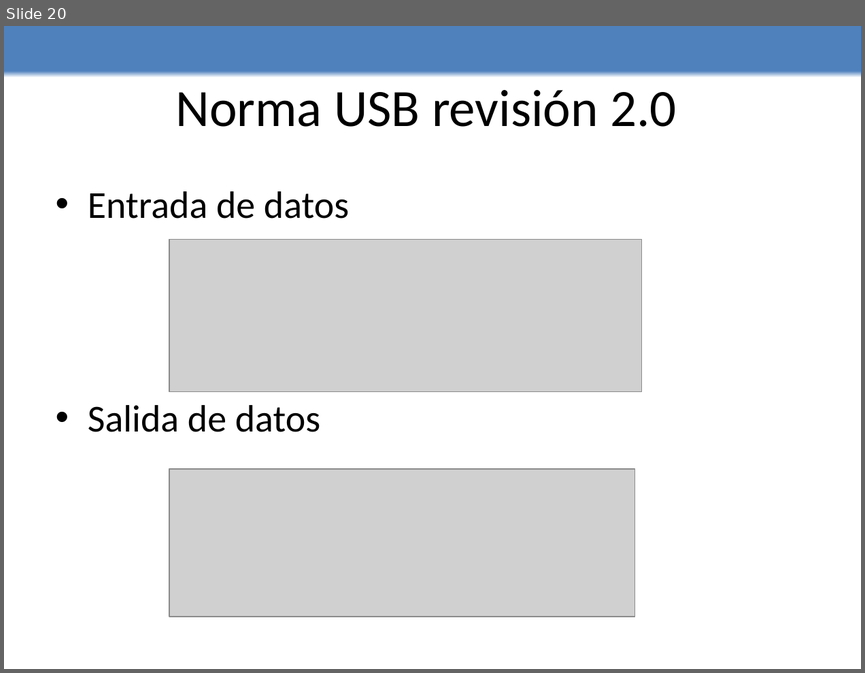
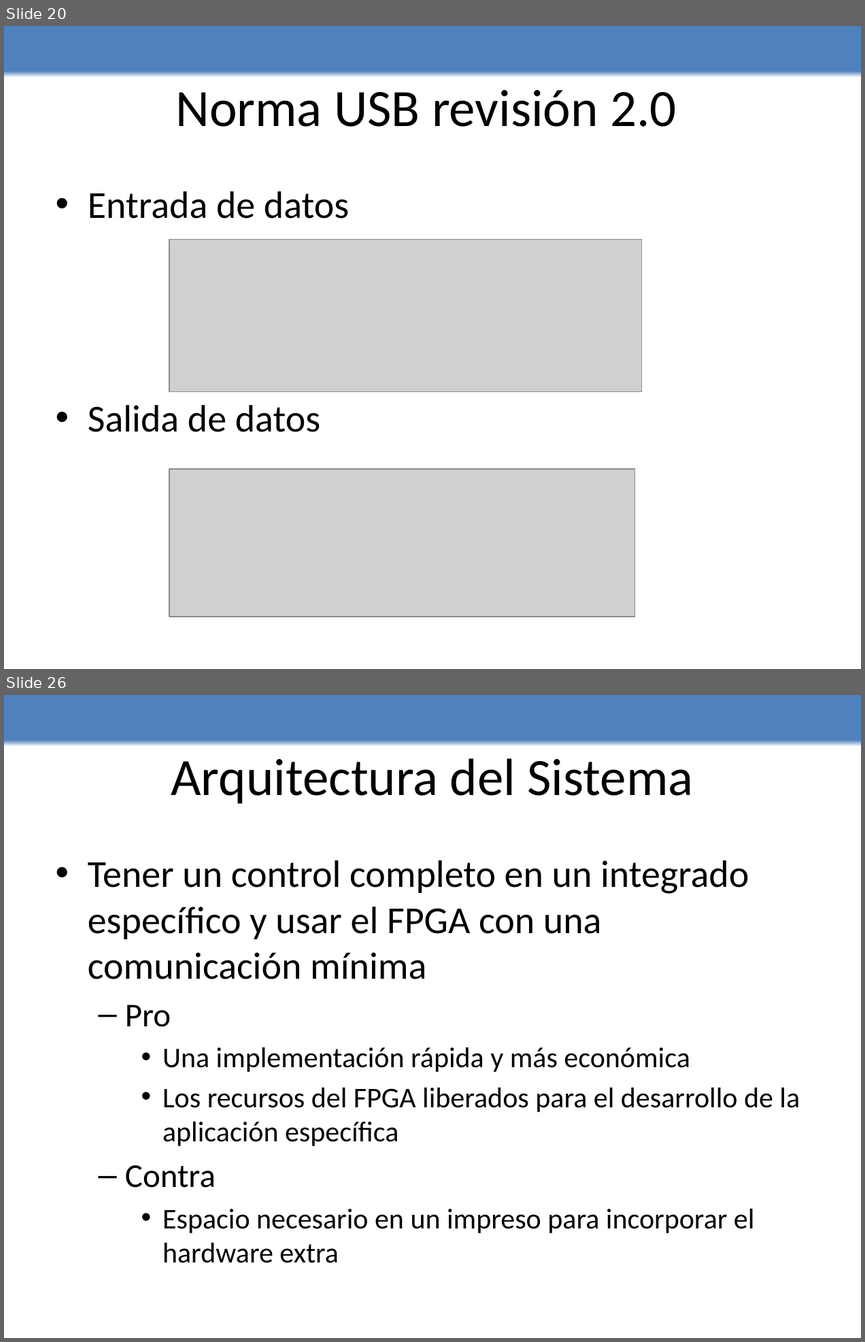
Before and after one commit to edwin0790/lechuzing, a slide deck: Presentacion/presentacion.pptx. Shown one above the other, each under a label of ours: slide 20 before the commit, slides 20 and 26 after it; the slides between them are not shown. The pictures are 865x673 and 865x1342 pixels, drawn with LibreOffice and Linux fonts; fonts in the diff are those of the drawing; grey boxes stand for pictures. Boxes give left, top, right and bottom in pixels: in the first picture for what was removed or moved away, otherwise in the second. Text is boxed around its words. In the diff, an @@ line names an element or a change of style, - is before the commit and + after.

Commit message:
ppt

```diff
--- a/Presentacion/presentacion.pptx
+++ b/Presentacion/presentacion.pptx
@@ slide 26 added at [4, 695, 861, 1338], background gradient #FFFFFF to #4F81BD @@
@@ title added at [171, 758, 694, 804], 44 pt, text #000000 @@
+Arquitectura del Sistema
@@ text added at [88, 860, 800, 1263], 24 pt, text #000000 @@
+• Tener un control completo en un integrado específico y usar el FPGA con una comunicación mínima
+  – Pro
+    • Una implementación rápida y más económica
+    • Los recursos del FPGA liberados para el desarrollo de la aplicación específica
+  – Contra
+    • Espacio necesario en un impreso para incorporar el hardware extra
```
Also in this commit, not shown: 1 slide changed, 9 other slides added.
